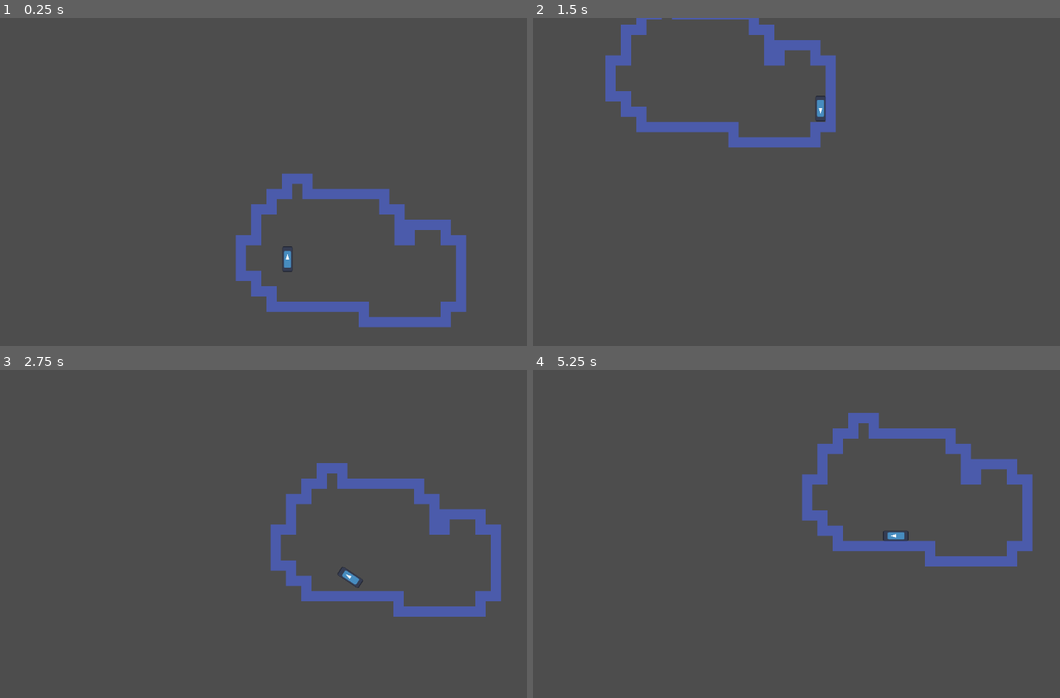
Above: before the commit, frames 1-4 (two rows, left to right).
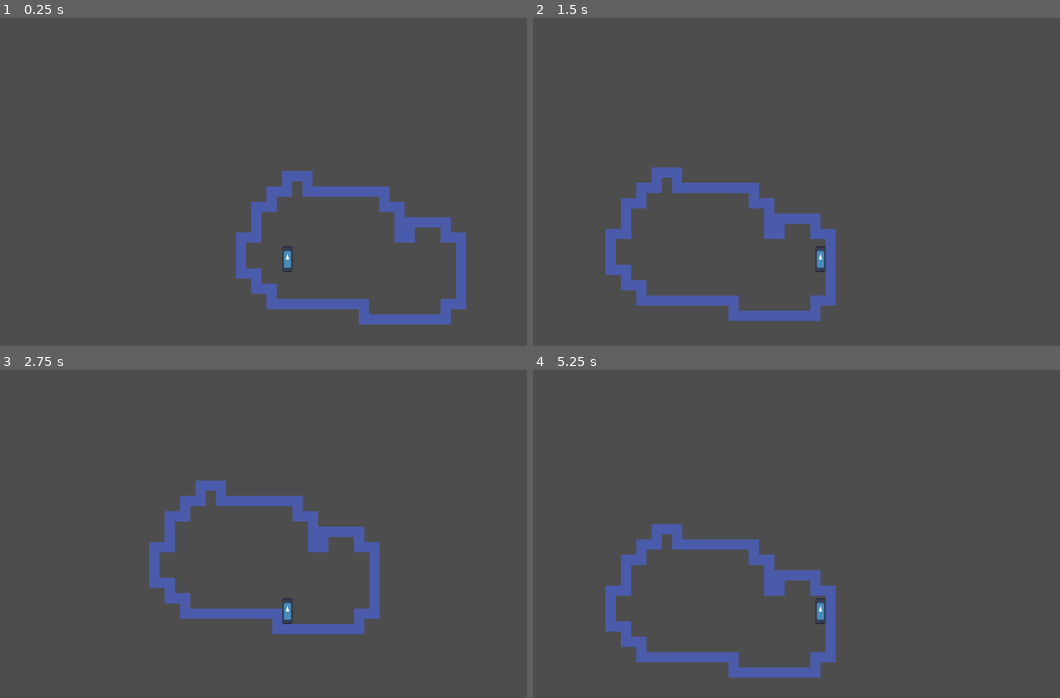
Above: after the commit, the same moments.

Repository: EGJ-25-Double/Platformer
Game: Godot game, scene res://map/Map.tscn
Two runs of this game, one before a commit and one after it. Both use one fixed random seed, a clock stepped at 60 frames per second and the inputs below. The engine's default icon, where the game draws it, is replaced by a stand-in: a white triangle on a blue panel in a dark square.
Inputs:
- Up to frame 1 (0.25 s): no input
- Up to frame 2 (1.5 s): hold Space (jump, bound only after the commit) 0.53-1.28 s; hold D (move_right) from 0.53 s (still down); tap Space (jump, bound only after the commit) at 1.35 s
- Up to frame 3 (2.75 s): tap Space (jump, bound only after the commit) at 1.52, 1.82 s; release D (move_right) at 2.03 s; hold A (move_left) from 2.03 s (still down); hold Space (jump, bound only after the commit) from 2.03 s (still down)
- Up to frame 4 (5.25 s): release A (move_left) at 2.78 s; release Space (jump, bound only after the commit) at 2.78 s; hold D (move_right) 2.78-4.28 s; tap Space (jump, bound only after the commit) at 2.85, 3.02, 3.32, 4.35, 4.52, 4.82 s; hold Space (jump, bound only after the commit) 3.53-4.28 s; tap Enter at 4.25 s; hold A (move_left) 4.28-5.03 s; hold D (move_right) from 5.03 s (still down); hold Space (jump, bound only after the commit) from 5.03 s (still down)

The runs differ from the first frame. In frame 1, 1.4% of the frame differs, in the area x 44-89%, y 46-95%; in frame 2, 8.6%; in frame 3, 9.0%; in frame 4, 9.4%, in the area x 13-95%, y 13-94%.

Commit message:
player  is done

Diff:
--- a/PlayerCharacter/PlayerCharacter.tscn
+++ b/PlayerCharacter/PlayerCharacter.tscn
@@ -6,7 +6,7 @@
 [sub_resource type="RectangleShape2D" id="RectangleShape2D_pe5a2"]
 size = Vector2(20, 50)
 
-[node name="PlayerCharacter" type="RigidBody2D"]
+[node name="PlayerCharacter" type="CharacterBody2D"]
 script = ExtResource("1_v4vvu")
 
 [node name="Sprite2D" type="Sprite2D" parent="."]
--- a/PlayerCharacter/player_character.gd
+++ b/PlayerCharacter/player_character.gd
@@ -1,13 +1,20 @@
-extends RigidBody2D
+extends CharacterBody2D
 
 @export var speed = 400
+@export var jump_impulse = 400
+
+var gravity = ProjectSettings.get_setting("physics/2d/default_gravity")
+
+func _input(event: InputEvent) -> void:
+	if event.is_action_pressed("jump") and is_on_floor() :
+		print(is_on_floor())
+		velocity.y = -jump_impulse
 
 func _physics_process(delta: float) -> void:
-	var velocity = Vector2.ZERO
+	if not is_on_floor():
+		velocity.y += gravity * delta
 	if Input.is_action_pressed("move_left"):
-		velocity.x += -1
+		velocity.x += -1  * speed
 	if Input.is_action_pressed("move_right"):
-		velocity.x += 1
-
-	if velocity.length() > 0:
-		linear_velocity = velocity.normalized() * speed
+		velocity.x += 1 * speed
+	move_and_slide()
--- a/project.godot
+++ b/project.godot
@@ -31,3 +31,8 @@
 "events": [Object(InputEventKey,"resource_local_to_scene":false,"resource_name":"","device":-1,"window_id":0,"alt_press …(192 unchanged characters)…
 ]
 }
+jump={
+"deadzone": 0.2,
+"events": [Object(InputEventKey,"resource_local_to_scene":false,"resource_name":"","device":-1,"window_id":0,"alt_pressed":false,"shift_pressed":false,"ctrl_pressed":false,"meta_pressed":false,"pressed":false,"keycode":0,"physical_keycode":32,"key_label":0,"unicode":32,"location":0,"echo":false,"script":null)
+]
+}
